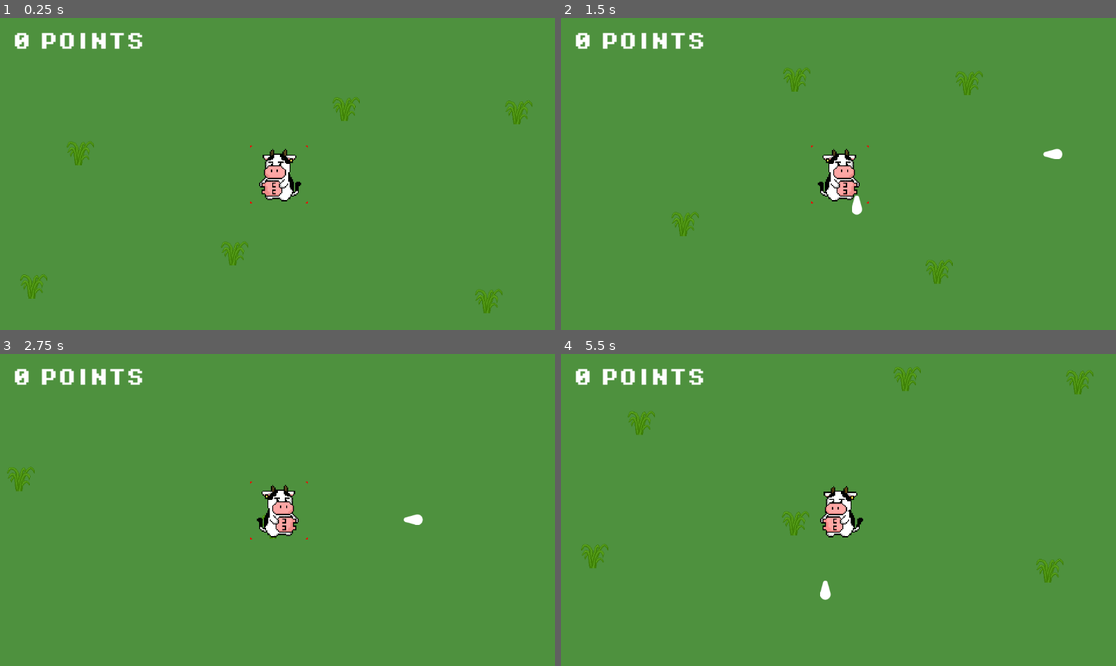
Above: before the commit, frames 1-4 (two rows, left to right).
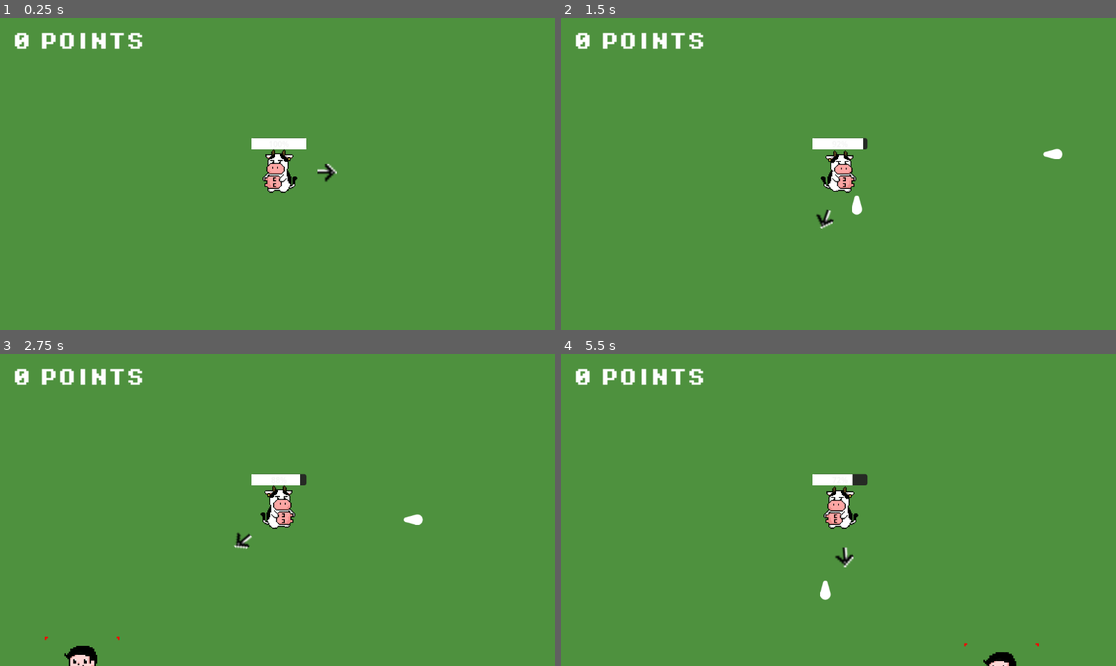
Above: after the commit, the same moments.

Repository: farinaceos/LactoseSurvivors
Game: Godot game, scene res://SCENES/GAME.tscn
The game is run twice, just before and just after one commit, with the same random seed, the same clock (stepped at 60 frames per second) and the same inputs.
Inputs:
- Up to frame 1 (0.25 s): no input
- Up to frame 2 (1.5 s): tap Enter at 0.5 s; hold Right (ui_right) 0.53-1.28 s; tap Ctrl (SHOOT) at 0.6, 1.35 s; hold Down (ui_down) from 1.28 s (still down)
- Up to frame 3 (2.75 s): release Down (ui_down) at 2.03 s; hold Right (ui_right) from 2.03 s (still down); tap Ctrl (SHOOT) at 2.1 s
- Up to frame 4 (5.5 s): release Right (ui_right) at 2.78 s; hold Up (ui_up) 2.78-3.53 s; tap Ctrl (SHOOT) every 0.75 s from 2.85 to 5.1 s; hold Left (ui_left) 3.53-5.03 s; hold Down (ui_down) from 5.03 s (still down)

The runs differ from the first frame. In frame 1, 2.2% of the frame differs, in the area x 3-96%, y 25-95%; in frame 2, 1.8%; in frame 3, 1.6%; in frame 4, 2.4%, in the area x 3-96%, y 4-100%.

Commit message:
Mechanics worked out! Implemented more animations, game over screen and restart game!

Diff:
--- a/SCENES/COW.gd
+++ b/SCENES/COW.gd
@@ -4,13 +4,18 @@
 @onready var shoot_marker = $SHOOTING_AUX
 @onready var GameManager = $"res://SCRIPTS/GAME_MANAGER.gd"
 
+const MILK_COST = 4
 var max_health = 100.0
 var health = max_health
 const SPEED = 300
-var facing_direction = Vector2.RIGHT  # Default facing direction
-
+var facing_direction = Vector2.LEFT  # Default facing direction
+signal health_depleted
 # Trying this function to make the shoot go to the specified direction
 func _physics_process(delta):
+	%ProgressBar.value = health
+	%ProgressBar.max_value = max_health
+
+
 	var direction = Input.get_vector("ui_left", "ui_right", "ui_up", "ui_down")
 	velocity = direction * SPEED
 	move_and_slide()
@@ -31,20 +36,35 @@
 
 	# Update animations
 	if direction.y < 0:
-		vaca.animation = 'BACK_IDLE'
+		if health < 30:
+			vaca.animation = 'LOW_BACK'
+		else:
+			vaca.animation = 'BACK_IDLE'
 	elif direction == Vector2.ZERO:
-		vaca.animation = 'IMPATIENT'
+		if health < 30:
+			vaca.animation = 'LOW_IMPAT'
+		else:
+			vaca.animation = 'IMPATIENT'
 	elif direction.x != 0 or direction.y != 0:
-		vaca.animation = 'WALKING'
+		if health < 30:
+			vaca.animation = 'LOW_HEALTH'
+		else:
+			vaca.animation = 'WALKING'
 
+	if health <= 0.0:
+		health_depleted.emit()
 
 	if Input.is_action_just_pressed("SHOOT"):
 		print('atirei')
 		shoot()
 
+
+
+
 func shoot():
 	const BULLET = preload("res://SCENES/milk.tscn")
 	var new_bullet = BULLET.instantiate()
+	health -= MILK_COST
 	new_bullet.global_position = shoot_marker.global_position
 	new_bullet.global_rotation = facing_direction.angle()
 	new_bullet.direction = facing_direction
--- a/SCENES/COW.tscn
+++ b/SCENES/COW.tscn
@@ -1,99 +1,215 @@
-[gd_scene load_steps=14 format=3 uid="uid://bqrljrj5s0yy6"]
+[gd_scene load_steps=30 format=3 uid="uid://bqrljrj5s0yy6"]
 
 [ext_resource type="Script" path="res://SCENES/COW.gd" id="1_ulg0c"]
-[ext_resource type="Texture2D" uid="uid://5jpjnl3v5bfr" path="res://ASSETS/COW/IMG_0017.PNG" id="2_cb8hi"]
-[ext_resource type="Texture2D" uid="uid://bbfiq7gyg45v5" path="res://ASSETS/COW/Costas agachado.PNG" id="2_iishf"]
-[ext_resource type="Texture2D" uid="uid://d2ek8u2f2be2r" path="res://ASSETS/COW/Costas parado.PNG" id="3_jspog"]
-[ext_resource type="Texture2D" uid="uid://bk3x3knec5jrb" path="res://ASSETS/COW/Direita.PNG" id="3_m8ctc"]
-[ext_resource type="Texture2D" uid="uid://xss3a0vyio4j" path="res://ASSETS/COW/Agachada.png" id="4_dc6m3"]
-[ext_resource type="Texture2D" uid="uid://cagb224du4wg3" path="res://ASSETS/COW/Esquerda.PNG" id="4_jw26h"]
-[ext_resource type="Texture2D" uid="uid://dr8m5fvptc13e" path="res://ASSETS/COW/Parada.PNG" id="5_1q85o"]
+[ext_resource type="Texture2D" uid="uid://pr5ru3upcnvs" path="res://ASSETS/COW/HICOWRI.PNG" id="6_icsqt"]
 [ext_resource type="FontFile" uid="uid://iakbob10ex5" path="res://ASSETS/fonts/PixelOperator8-Bold.ttf" id="9_5ci8t"]
 [ext_resource type="PackedScene" uid="uid://c37evdrrbd8bq" path="res://SCENES/shooting_aux.tscn" id="9_n4u0w"]
 [ext_resource type="Script" path="res://SCRIPTS/score.gd" id="10_xiimg"]
+[ext_resource type="PackedScene" uid="uid://dmti071hujyt8" path="res://SCENES/arrow.tscn" id="12_y08n8"]
+
+[sub_resource type="StyleBoxFlat" id="StyleBoxFlat_ahmw8"]
+bg_color = Color(0.148724, 0.164066, 0.143762, 1)
+corner_radius_top_left = 5
+corner_radius_top_right = 5
+corner_radius_bottom_right = 5
+corner_radius_bottom_left = 5
+
+[sub_resource type="StyleBoxFlat" id="StyleBoxFlat_b1qa7"]
+bg_color = Color(1, 1, 1, 1)
+
+[sub_resource type="RectangleShape2D" id="RectangleShape2D_vgsgx"]
+size = Vector2(54, 90)
+
+[sub_resource type="AtlasTexture" id="AtlasTexture_jq55s"]
+atlas = ExtResource("6_icsqt")
+region = Rect2(0, 1000, 500, 500)
+
+[sub_resource type="AtlasTexture" id="AtlasTexture_wulyd"]
+atlas = ExtResource("6_icsqt")
+region = Rect2(500, 1000, 500, 500)
+
+[sub_resource type="AtlasTexture" id="AtlasTexture_26tfk"]
+atlas = ExtResource("6_icsqt")
+region = Rect2(1000, 1000, 500, 500)
+
+[sub_resource type="AtlasTexture" id="AtlasTexture_i1vym"]
+atlas = ExtResource("6_icsqt")
+region = Rect2(1500, 0, 500, 500)
+
+[sub_resource type="AtlasTexture" id="AtlasTexture_oqp7a"]
+atlas = ExtResource("6_icsqt")
+region = Rect2(0, 0, 500, 500)
+
+[sub_resource type="AtlasTexture" id="AtlasTexture_64a4j"]
+atlas = ExtResource("6_icsqt")
+region = Rect2(1000, 0, 500, 500)
+
+[sub_resource type="AtlasTexture" id="AtlasTexture_pp8cb"]
+atlas = ExtResource("6_icsqt")
+region = Rect2(0, 0, 500, 500)
+
+[sub_resource type="AtlasTexture" id="AtlasTexture_hdvwn"]
+atlas = ExtResource("6_icsqt")
+region = Rect2(0, 1500, 500, 500)
+
+[sub_resource type="AtlasTexture" id="AtlasTexture_ab8vx"]
+atlas = ExtResource("6_icsqt")
+region = Rect2(1000, 1500, 500, 500)
+
+[sub_resource type="AtlasTexture" id="AtlasTexture_7au8n"]
+atlas = ExtResource("6_icsqt")
+region = Rect2(1500, 1500, 500, 500)
+
+[sub_resource type="AtlasTexture" id="AtlasTexture_uwrpa"]
+atlas = ExtResource("6_icsqt")
+region = Rect2(500, 1500, 500, 500)
+
+[sub_resource type="AtlasTexture" id="AtlasTexture_q3mcm"]
+atlas = ExtResource("6_icsqt")
+region = Rect2(500, 500, 500, 500)
+
+[sub_resource type="AtlasTexture" id="AtlasTexture_dtdft"]
+atlas = ExtResource("6_icsqt")
+region = Rect2(1500, 500, 500, 500)
+
+[sub_resource type="AtlasTexture" id="AtlasTexture_55w5y"]
+atlas = ExtResource("6_icsqt")
+region = Rect2(1000, 500, 500, 500)
+
+[sub_resource type="AtlasTexture" id="AtlasTexture_ipk62"]
+atlas = ExtResource("6_icsqt")
+region = Rect2(0, 500, 500, 500)
+
+[sub_resource type="AtlasTexture" id="AtlasTexture_lx8f6"]
+atlas = ExtResource("6_icsqt")
+region = Rect2(1500, 500, 500, 500)
+
+[sub_resource type="AtlasTexture" id="AtlasTexture_gkvqn"]
+atlas = ExtResource("6_icsqt")
+region = Rect2(500, 0, 500, 500)
+
+[sub_resource type="AtlasTexture" id="AtlasTexture_0jcih"]
+atlas = ExtResource("6_icsqt")
+region = Rect2(1500, 0, 500, 500)
+
+[sub_resource type="AtlasTexture" id="AtlasTexture_2rhc3"]
+atlas = ExtResource("6_icsqt")
+region = Rect2(1000, 0, 500, 500)
 
 [sub_resource type="SpriteFrames" id="SpriteFrames_dngp8"]
 animations = [{
 "frames": [{
 "duration": 1.0,
-"texture": ExtResource("2_iishf")
-}, {
-"duration": 1.0,
-"texture": ExtResource("3_jspog")
-}, {
-"duration": 1.0,
-"texture": ExtResource("3_jspog")
-}, {
-"duration": 1.0,
-"texture": ExtResource("2_iishf")
+"texture": SubResource("AtlasTexture_jq55s")
+}, {
+"duration": 1.0,
+"texture": SubResource("AtlasTexture_wulyd")
+}, {
+"duration": 1.0,
+"texture": SubResource("AtlasTexture_jq55s")
+}, {
+"duration": 1.0,
+"texture": SubResource("AtlasTexture_26tfk")
 }],
 "loop": true,
 "name": &"BACK_IDLE",
-"speed": 5.0
-}, {
-"frames": [{
-"duration": 1.0,
-"texture": ExtResource("4_dc6m3")
-}, {
-"duration": 1.0,
-"texture": ExtResource("4_dc6m3")
-}, {
-"duration": 1.0,
-"texture": ExtResource("5_1q85o")
-}, {
-"duration": 1.0,
-"texture": ExtResource("5_1q85o")
+"speed": 4.0
+}, {
+"frames": [{
+"duration": 1.0,
+"texture": SubResource("AtlasTexture_i1vym")
+}, {
+"duration": 1.0,
+"texture": SubResource("AtlasTexture_oqp7a")
+}, {
+"duration": 1.0,
+"texture": SubResource("AtlasTexture_i1vym")
+}, {
+"duration": 1.0,
+"texture": SubResource("AtlasTexture_oqp7a")
 }],
 "loop": true,
 "name": &"IDLE",
-"speed": 5.0
-}, {
-"frames": [{
-"duration": 1.0,
-"texture": ExtResource("2_cb8hi")
-}, {
-"duration": 1.0,
-"texture": ExtResource("3_m8ctc")
+"speed": 3.0
+}, {
+"frames": [{
+"duration": 1.0,
+"texture": SubResource("AtlasTexture_64a4j")
+}, {
+"duration": 1.0,
+"texture": SubResource("AtlasTexture_pp8cb")
 }],
 "loop": true,
 "name": &"IMPATIENT",
-"speed": 5.0
-}, {
-"frames": [{
-"duration": 1.0,
-"texture": ExtResource("4_dc6m3")
-}, {
-"duration": 1.0,
-"texture": ExtResource("3_m8ctc")
-}, {
-"duration": 1.0,
-"texture": ExtResource("4_jw26h")
+"speed": 4.0
+}, {
+"frames": [{
+"duration": 1.0,
+"texture": SubResource("AtlasTexture_hdvwn")
+}, {
+"duration": 1.0,
+"texture": SubResource("AtlasTexture_ab8vx")
+}, {
+"duration": 1.0,
+"texture": SubResource("AtlasTexture_7au8n")
+}, {
+"duration": 1.0,
+"texture": SubResource("AtlasTexture_uwrpa")
+}],
+"loop": true,
+"name": &"LOW_BACK",
+"speed": 4.0
+}, {
+"frames": [{
+"duration": 1.0,
+"texture": SubResource("AtlasTexture_q3mcm")
+}, {
+"duration": 1.0,
+"texture": SubResource("AtlasTexture_dtdft")
+}, {
+"duration": 1.0,
+"texture": SubResource("AtlasTexture_55w5y")
+}, {
+"duration": 1.0,
+"texture": SubResource("AtlasTexture_dtdft")
+}],
+"loop": true,
+"name": &"LOW_HEALTH",
+"speed": 3.0
+}, {
+"frames": [{
+"duration": 1.0,
+"texture": SubResource("AtlasTexture_ipk62")
+}, {
+"duration": 1.0,
+"texture": SubResource("AtlasTexture_lx8f6")
+}],
+"loop": true,
+"name": &"LOW_IMPAT",
+"speed": 3.0
+}, {
+"frames": [{
+"duration": 1.0,
+"texture": SubResource("AtlasTexture_gkvqn")
+}, {
+"duration": 1.0,
+"texture": SubResource("AtlasTexture_0jcih")
+}, {
+"duration": 1.0,
+"texture": SubResource("AtlasTexture_2rhc3")
+}, {
+"duration": 1.0,
+"texture": SubResource("AtlasTexture_0jcih")
 }],
 "loop": true,
 "name": &"WALKING",
 "speed": 5.0
 }]
-
-[sub_resource type="RectangleShape2D" id="RectangleShape2D_vgsgx"]
-size = Vector2(54, 90)
 
 [node name="Player" type="CharacterBody2D"]
 collision_layer = 4
 collision_mask = 0
 script = ExtResource("1_ulg0c")
-
-[node name="AnimatedSprite2D" type="AnimatedSprite2D" parent="."]
-position = Vector2(-4.54747e-13, 2)
-scale = Vector2(0.0395, 0.0395)
-sprite_frames = SubResource("SpriteFrames_dngp8")
-animation = &"IDLE"
-autoplay = "IDLE"
-flip_h = true
-
-[node name="CollisionShape2D" type="CollisionShape2D" parent="."]
-light_mask = 0
-position = Vector2(-1, 8)
-shape = SubResource("RectangleShape2D_vgsgx")
 
 [node name="Camera2D" type="Camera2D" parent="."]
 position = Vector2(-3, 1)
@@ -113,3 +229,30 @@
 
 [node name="SHOOTING_AUX" parent="." instance=ExtResource("9_n4u0w")]
 position = Vector2(-32, 23)
+
+[node name="ProgressBar" type="ProgressBar" parent="."]
+unique_name_in_owner = true
+offset_left = -56.0
+offset_top = -72.0
+offset_right = 56.0
+offset_bottom = -49.0
+theme_override_styles/background = SubResource("StyleBoxFlat_ahmw8")
+theme_override_styles/fill = SubResource("StyleBoxFlat_b1qa7")
+step = 1.0
+value = 100.0
+allow_lesser = true
+
+[node name="Arrow" parent="." instance=ExtResource("12_y08n8")]
+
+[node name="CollisionShape2D" type="CollisionShape2D" parent="."]
+position = Vector2(0, -1)
+shape = SubResource("RectangleShape2D_vgsgx")
+
+[node name="AnimatedSprite2D" type="AnimatedSprite2D" parent="."]
+position = Vector2(0, -6)
+scale = Vector2(0.196937, 0.196937)
+sprite_frames = SubResource("SpriteFrames_dngp8")
+animation = &"LOW_BACK"
+autoplay = "IDLE"
+frame_progress = 0.0647648
+flip_h = true
--- /dev/null
+++ b/SCENES/Endscore.gd
@@ -0,0 +1,4 @@
+extends Label
+
+func _process(delta):
+	self.text = "You scored\n" + "     " + str(GameManager.score) + "\nPoints"
--- a/SCENES/GAME.tscn
+++ b/SCENES/GAME.tscn
@@ -1,9 +1,10 @@
-[gd_scene load_steps=6 format=3 uid="uid://bsy5q0mcw1b7i"]
+[gd_scene load_steps=7 format=3 uid="uid://bsy5q0mcw1b7i"]
 
 [ext_resource type="Script" path="res://SCRIPTS/GAME_MANAGER.gd" id="1_71s0l"]
 [ext_resource type="Script" path="res://SCRIPTS/game.gd" id="1_suo8h"]
 [ext_resource type="PackedScene" uid="uid://bqrljrj5s0yy6" path="res://SCENES/COW.tscn" id="2_rwtxa"]
-[ext_resource type="Texture2D" uid="uid://db1gr6l1ma0kb" path="res://ASSETS/GRASS/grmaa.png" id="5_1aaio"]
+[ext_resource type="FontFile" uid="uid://iakbob10ex5" path="res://ASSETS/fonts/PixelOperator8-Bold.ttf" id="4_f1ine"]
+[ext_resource type="Script" path="res://SCENES/Endscore.gd" id="5_467qx"]
 
 [sub_resource type="Curve2D" id="Curve2D_y6k7m"]
 _data = {
@@ -33,47 +34,73 @@
 [node name="Player" parent="." instance=ExtResource("2_rwtxa")]
 position = Vector2(575, 324)
 
-[node name="Grmaa" type="Sprite2D" parent="."]
-z_index = -1
-position = Vector2(74, 548)
-scale = Vector2(0.305, 0.305)
-texture = ExtResource("5_1aaio")
-
-[node name="Grmaa2" type="Sprite2D" parent="."]
-z_index = -1
-position = Vector2(483, 481)
-scale = Vector2(0.305, 0.305)
-texture = ExtResource("5_1aaio")
-
-[node name="Grmaa3" type="Sprite2D" parent="."]
-z_index = -1
-position = Vector2(169, 277)
-scale = Vector2(0.305, 0.305)
-texture = ExtResource("5_1aaio")
-
-[node name="Grmaa4" type="Sprite2D" parent="."]
-z_index = -1
-position = Vector2(710, 187)
-scale = Vector2(0.305, 0.305)
-texture = ExtResource("5_1aaio")
-
-[node name="Grmaa5" type="Sprite2D" parent="."]
-z_index = -1
-position = Vector2(1000, 578)
-scale = Vector2(0.305, 0.305)
-texture = ExtResource("5_1aaio")
-
-[node name="Grmaa6" type="Sprite2D" parent="."]
-z_index = -1
-position = Vector2(1061, 194)
-scale = Vector2(0.305, 0.305)
-texture = ExtResource("5_1aaio")
-
-[node name="Path2D" type="Path2D" parent="."]
+[node name="Path2D" type="Path2D" parent="Player"]
+position = Vector2(-575, -324)
 curve = SubResource("Curve2D_y6k7m")
 
-[node name="PathFollow2D" type="PathFollow2D" parent="Path2D"]
-position = Vector2(-152.255, -175)
+[node name="PathFollow2D" type="PathFollow2D" parent="Player/Path2D"]
+unique_name_in_owner = true
+position = Vector2(-153, -175)
+
+[node name="GameOver" type="CanvasLayer" parent="."]
+unique_name_in_owner = true
+process_mode = 3
+visible = false
+
+[node name="ColorRect" type="ColorRect" parent="GameOver"]
+offset_left = -90.0
+offset_top = -94.0
+offset_right = 1259.0
+offset_bottom = 734.0
+color = Color(0.211765, 0.203922, 0.188235, 0.686275)
+
+[node name="GameOver" type="Label" parent="GameOver/ColorRect"]
+layout_mode = 0
+offset_left = -95.0
+offset_top = 175.0
+offset_right = 1466.0
+offset_bottom = 357.0
+theme_override_fonts/font = ExtResource("4_f1ine")
+theme_override_font_sizes/font_size = 101
+text = "GAME OVER"
+horizontal_alignment = 1
+vertical_alignment = 1
+
+[node name="Label" type="Label" parent="GameOver/ColorRect"]
+layout_mode = 0
+offset_left = 128.0
+offset_top = 485.0
+offset_right = 613.0
+offset_bottom = 647.0
+theme_override_fonts/font = ExtResource("4_f1ine")
+theme_override_font_sizes/font_size = 51
+text = "YOU SCORED
+%%%
+POINTS"
+script = ExtResource("5_467qx")
+
+[node name="VBoxContainer" type="VBoxContainer" parent="GameOver/ColorRect"]
+layout_mode = 0
+offset_left = 953.0
+offset_top = 625.0
+offset_right = 1235.0
+offset_bottom = 742.0
+alignment = 1
+
+[node name="RESTART" type="Button" parent="GameOver/ColorRect/VBoxContainer"]
+layout_mode = 2
+theme_override_fonts/font = ExtResource("4_f1ine")
+theme_override_font_sizes/font_size = 36
+text = "RESTART"
+
+[node name="QUIT" type="Button" parent="GameOver/ColorRect/VBoxContainer"]
+layout_mode = 2
+theme_override_fonts/font = ExtResource("4_f1ine")
+theme_override_font_sizes/font_size = 36
+text = "QUIT"
 
 [connection signal="timeout" from="SpawnTimer" to="." method="_on_spawn_timer_timeout"]
 [connection signal="timeout" from="SpawnTimer" to="Player" method="_on_spawn_timer_timeout"]
+[connection signal="health_depleted" from="Player" to="." method="_on_player_health_depleted"]
+[connection signal="pressed" from="GameOver/ColorRect/VBoxContainer/RESTART" to="." method="_on_restart_pressed"]
+[connection signal="pressed" from="GameOver/ColorRect/VBoxContainer/QUIT" to="." method="_on_quit_pressed"]
--- a/SCENES/MOB.tscn
+++ b/SCENES/MOB.tscn
@@ -68,7 +68,12 @@
 radius = 19.0
 height = 116.0
 
+[sub_resource type="CircleShape2D" id="CircleShape2D_uqfry"]
+radius = 391.216
+
 [node name="Mob" type="CharacterBody2D"]
+collision_layer = 2
+collision_mask = 2
 script = ExtResource("1_psp1h")
 
 [node name="AnimatedSprite2D" type="AnimatedSprite2D" parent="."]
@@ -85,5 +90,14 @@
 position = Vector2(3, 15)
 shape = SubResource("CapsuleShape2D_rp5yf")
 
+[node name="Area2D" type="Area2D" parent="."]
+collision_layer = 0
+collision_mask = 4
+
+[node name="CollisionShape2D" type="CollisionShape2D" parent="Area2D"]
+shape = SubResource("CircleShape2D_uqfry")
+
 [connection signal="tree_exited" from="." to="." method="_on_tree_exited"]
 [connection signal="animation_finished" from="AnimatedSprite2D" to="." method="_on_animated_sprite_2d_animation_finished"]
+[connection signal="body_entered" from="Area2D" to="." method="_on_area_2d_body_entered"]
+[connection signal="body_exited" from="Area2D" to="." method="_on_area_2d_body_exited"]
--- /dev/null
+++ b/SCENES/arrow.tscn
@@ -0,0 +1,24 @@
+[gd_scene load_steps=4 format=3 uid="uid://dmti071hujyt8"]
+
+[ext_resource type="Script" path="res://SCRIPTS/arrow.gd" id="1_04g04"]
+[ext_resource type="Texture2D" uid="uid://b4cxntxqkrv5y" path="res://ASSETS/ARROW/Sprite-0001.png" id="2_16awl"]
+
+[sub_resource type="CircleShape2D" id="CircleShape2D_qslvo"]
+radius = 941.55
+
+[node name="Arrow" type="Area2D"]
+collision_layer = 2
+collision_mask = 2
+script = ExtResource("1_04g04")
+
+[node name="CollisionShape2D" type="CollisionShape2D" parent="."]
+position = Vector2(-1, 0)
+shape = SubResource("CircleShape2D_qslvo")
+
+[node name="Pivot" type="Marker2D" parent="."]
+
+[node name="Sprite2D" type="Sprite2D" parent="Pivot"]
+position = Vector2(98, 0)
+rotation = 1.5708
+scale = Vector2(4, 4)
+texture = ExtResource("2_16awl")
--- /dev/null
+++ b/SCRIPTS/arrow.gd
@@ -0,0 +1,25 @@
+extends Area2D
+
+func _physics_process(delta):
+	var enemies_in_range = get_overlapping_bodies()
+	# Check if there are enemies in range
+	if enemies_in_range.size() > 0:
+		var target_enemy = enemies_in_range[0]
+		# Find the nearest enemy
+		for enemy in enemies_in_range:
+			if enemy.global_position.distance_to(global_position) < target_enemy.global_position.distance_to(global_position):
+				target_enemy = enemy
+		# Rotate the arrow to point at the nearest enemy
+		look_at(target_enemy.global_position)
+
+#func _physics_process(delta):
+	#var enemies_in_range = get_overlapping_bodies().map(position_from_array)
+	#if enemies_in_range.size() > 0:
+		#var target_enemy = enemies_in_range.front()
+		#for enemy in enemies_in_range:
+			#if enemy.distance_to(global_position) < target_enemy.distance_to(global_position):
+				#target_enemy = enemy
+		#look_at(target_enemy)
+#
+#func position_from_array(enemy):
+	#return enemy.global_position
--- a/SCRIPTS/game.gd
+++ b/SCRIPTS/game.gd
@@ -1,3 +1,28 @@
 extends Node2D
 
 @onready var player = $Player
+
+func spawn_mob():
+	var new_mob = preload("res://SCENES/MOB.tscn").instantiate()
+	%PathFollow2D.progress_ratio = randf()
+	new_mob.global_position = %PathFollow2D.global_position
+	add_child(new_mob)
+
+
+
+func _on_spawn_timer_timeout() -> void:
+	spawn_mob()
+
+func _on_player_health_depleted() -> void:
+	%GameOver.visible = true
+	get_tree().paused = true
+
+
+func _on_restart_pressed() -> void:
+
+	get_tree().paused = false
+	get_tree().reload_current_scene()
+	GameManager.score = 0
+
+func _on_quit_pressed() -> void:
+	get_tree().quit()
--- a/SCRIPTS/mob.gd
+++ b/SCRIPTS/mob.gd
@@ -6,23 +6,29 @@
 var health = 3
 var drop_rate = 0.8
 const SPEED = 100.0
+var run = false
 
 func _physics_process(delta: float) -> void:
-
-	var direction = global_position.direction_to(player.global_position)
-	velocity = (direction * -1) * SPEED
-	move_and_slide()
+	print(run)
+	if run:
+		var direction = global_position.direction_to(player.global_position)
+		#velocity = (direction) * SPEED 				#DEBUG USE
+		velocity = (direction * -1) * SPEED 		#GAME USE
+		move_and_slide()
 
 func take_damage():
 	health -= 1
 	$AnimatedSprite2D.play("DAMAGE")
 	if health == 0:
-
 		queue_free()
 
 func _on_animated_sprite_2d_animation_finished() -> void:
 	$AnimatedSprite2D.play("WALKING")
 
-
 func _on_tree_exited() -> void:
 	GameManager.score += 1
+
+func _on_area_2d_body_entered(body: Node2D) -> void:
+	run = true
+func _on_area_2d_body_exited(body: Node2D) -> void:
+	run = false
Binary file added: ASSETS/ARROW/Sprite-0001.png
Not shown, added: ASSETS/ARROW/Sprite-0001.png.import
Binary file added: ASSETS/COW/HICOWRI.PNG
Not shown, added: ASSETS/COW/HICOWRI.PNG.import
Binary file added: ASSETS/MOB/THETHE.PNG
Not shown, added: ASSETS/MOB/THETHE.PNG.import
Not shown: 1 places in SCENES/MOB.tscn that only renumber resources
